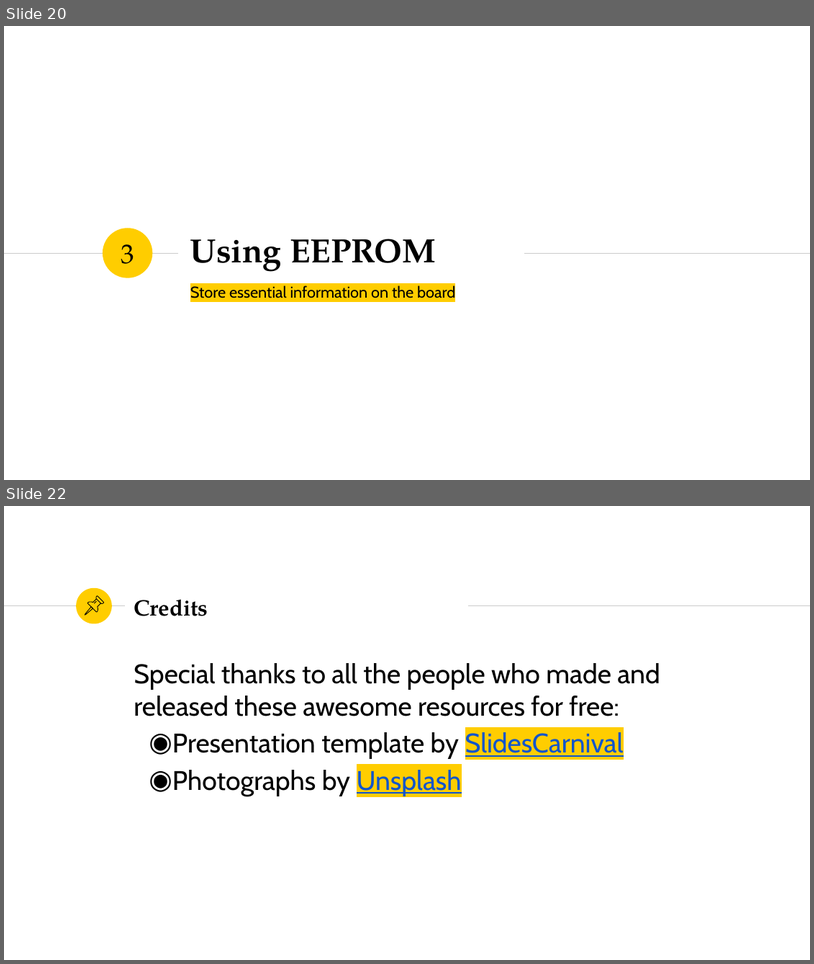
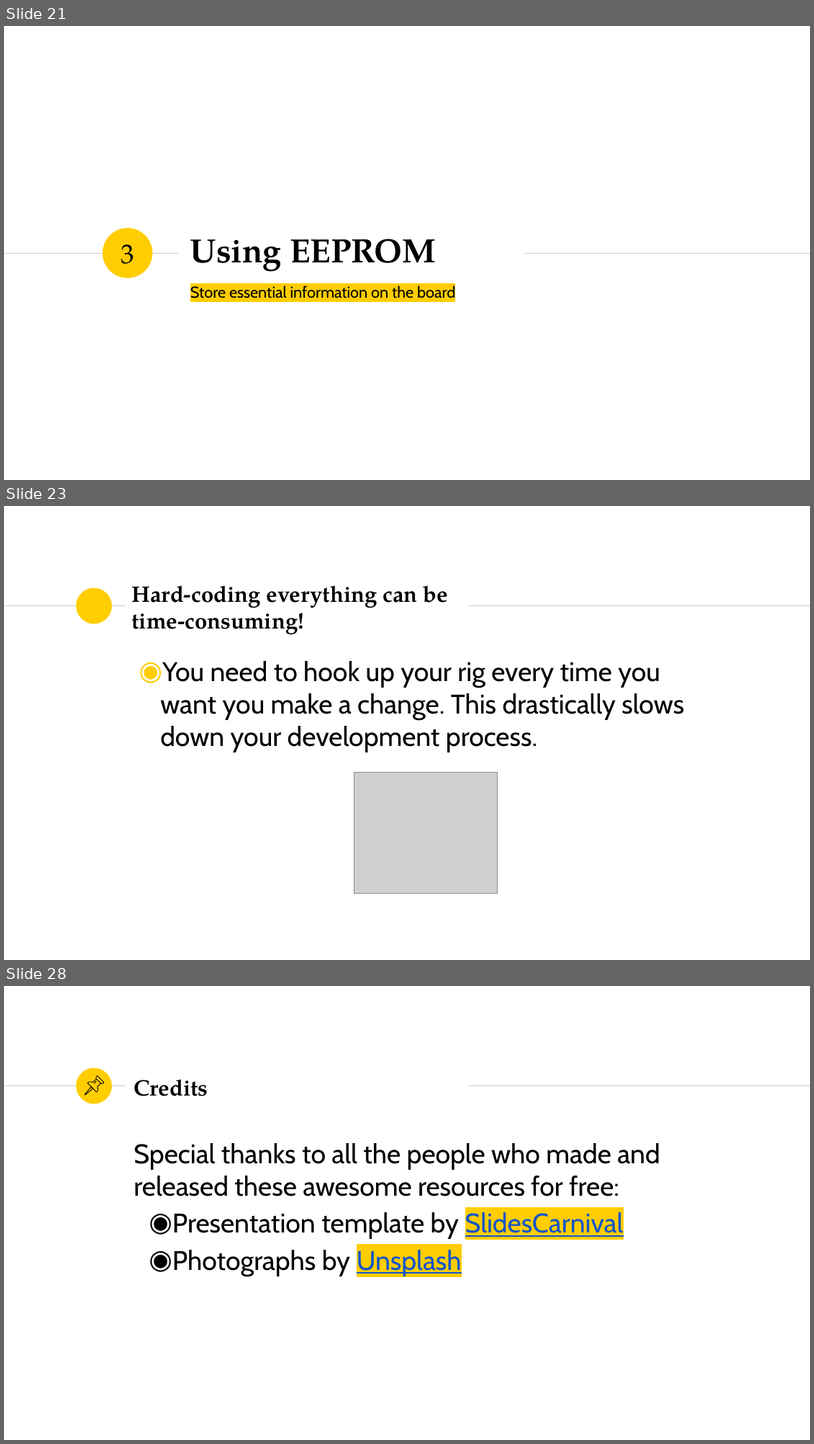
Before and after one commit to SSTIA/arduino-seminar, a slide deck: slides/ArduinoSeminar1.pptx. Shown one above the other, each under a label of ours: slides 20 and 22 before the commit, slides 21, 23 and 28 after it; the slides between them are not shown. The pictures are 814x964 and 814x1444 pixels, drawn with LibreOffice and Linux fonts; fonts in the diff are those of the drawing; grey boxes stand for pictures. Boxes give left, top, right and bottom in pixels: in the first picture for what was removed or moved away, otherwise in the second. Text is boxed around its words. In the diff, an @@ line names an element or a change of style, - is before the commit and + after.

```diff
--- a/slides/ArduinoSeminar1.pptx
+++ b/slides/ArduinoSeminar1.pptx
@@ slide 23 added at bbox=[4, 506, 810, 960], background #FFFFFF; not listed: 3 template elements that a slide beside it also shows @@
@@ title added at bbox=[132, 585, 448, 635], 26.6 pt, text #000000, bold @@
+Hard-coding everything can be time-consuming!
@@ text added at bbox=[160, 661, 684, 752], 32 pt, text #000000 @@
+◉ You need to hook up your rig every time you want you make a change. This drastically slows down your development process.
@@ picture added at bbox=[354, 772, 498, 893] @@
@@ what was slide 20 is now slide 21 @@
@@ what was slide 22 is now slide 28 @@
```
Also in this commit, not shown: 2 slides changed, 5 other slides added, 2 other files.
